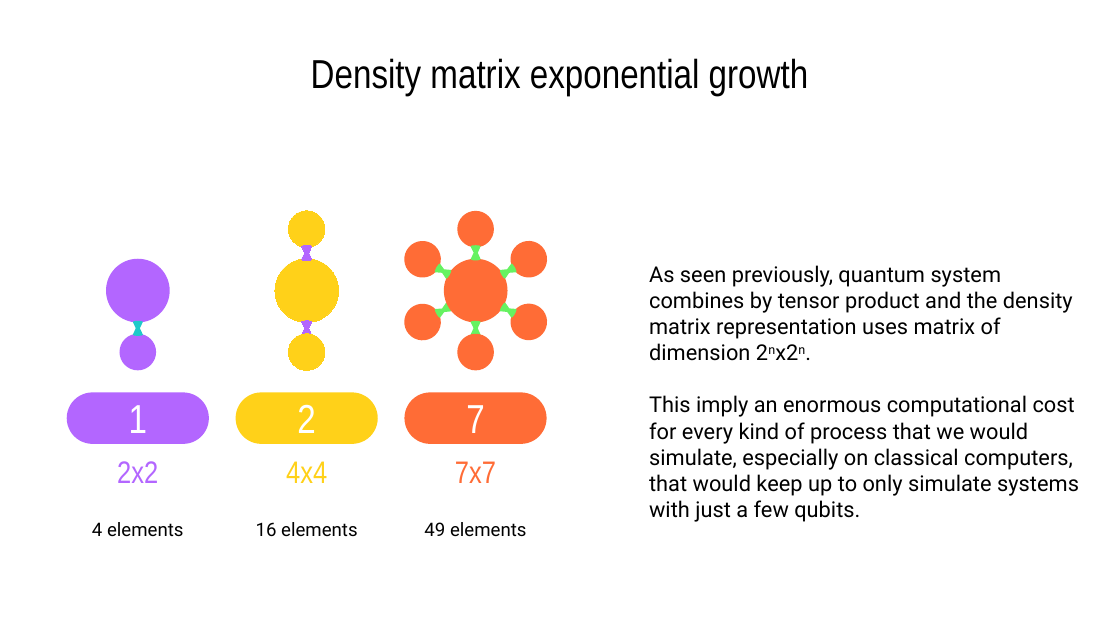
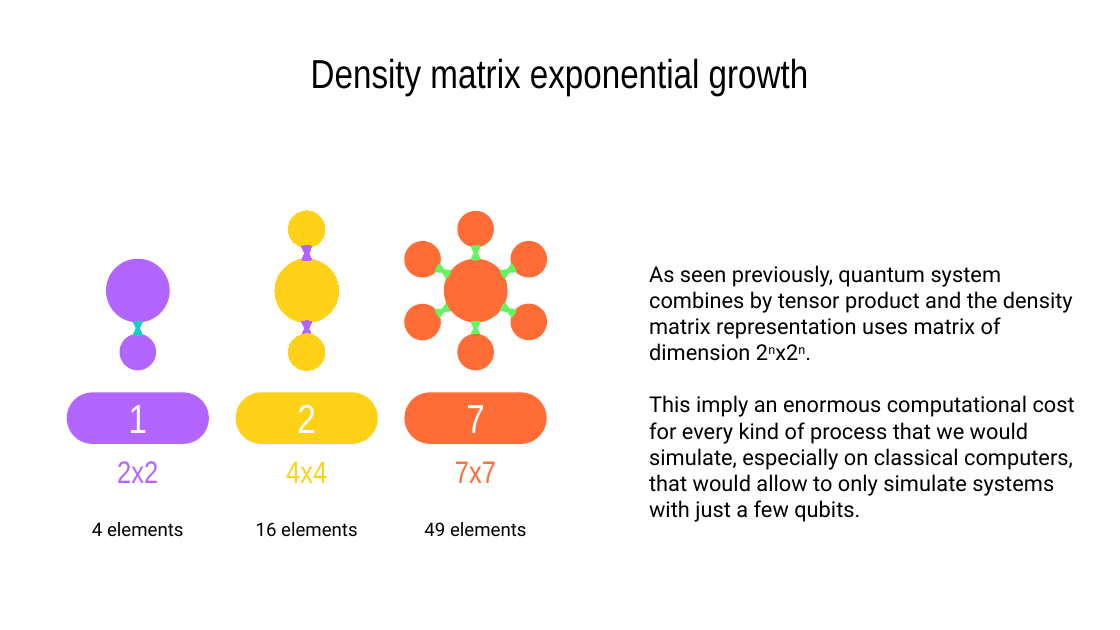
Before and after one commit to Moriarty2002/quantum-information, a slide deck: slide 6 of docs/elaborato.pptx (slide 8 before the commit). Drawn at 1120x630 pixels with LibreOffice and Linux fonts; fonts in the diff are those of the drawing. Boxes give left, top, right and bottom in pixels: in the first picture for what was removed or moved away, otherwise in the second. Text is boxed around its words. In the diff, an @@ line names an element or a change of style, - is before the commit and + after.

```diff
--- a/docs/elaborato.pptx
+++ b/docs/elaborato.pptx
@@ text at bbox=[649, 395, 1075, 522]: text changed @@
-This imply an enormous computational cost for every kind of process that we would simulate, especially on classical computers, that would keep up to only simulate systems with just a few qubits.
+This imply an enormous computational cost for every kind of process that we would simulate, especially on classical computers, that would allow to only simulate systems with just a few qubits.
```
Also in this commit, not shown: 9 other slides changed, 5 slides added, 13 slides removed, 3 other files.
